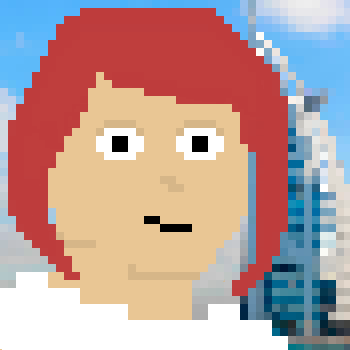
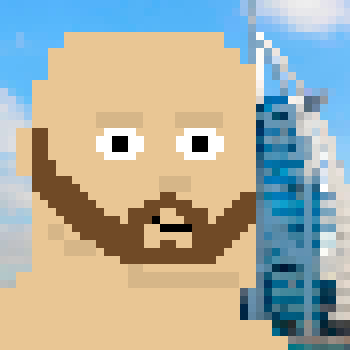
Layered file, before and after one edit (350x350). Changes by layer:
hid group "HairStyles" (9 layers) over [0, 8, 288, 350]
painted on "bob" over [216, 224, 256, 296]
hid "t-shirt", painted on it over [0, 272, 288, 350]
showed group "BeardStyles" (6 layers) over [32, 128, 256, 272]
hid "female_skin" over [0, 32, 288, 350]
showed "skin_male" over [0, 32, 288, 350]
